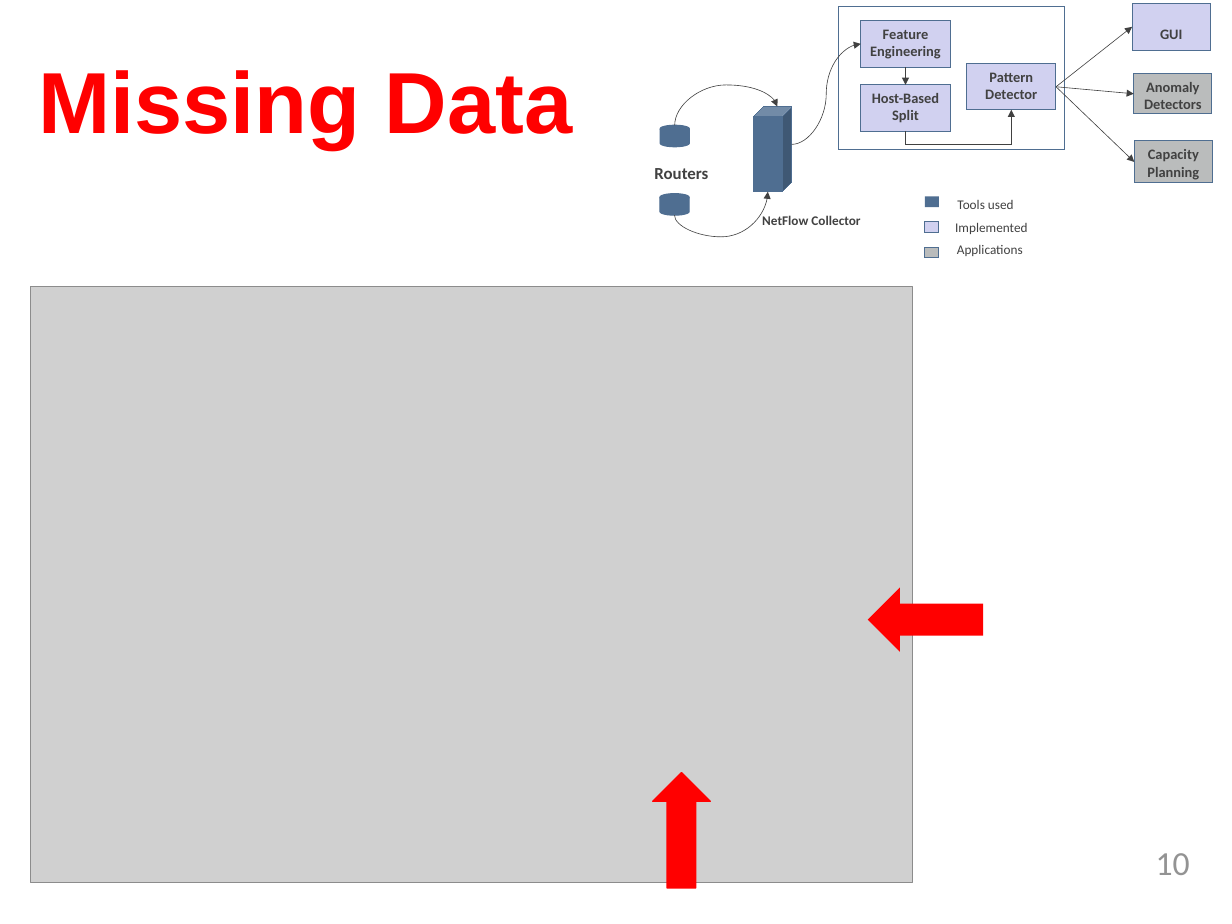
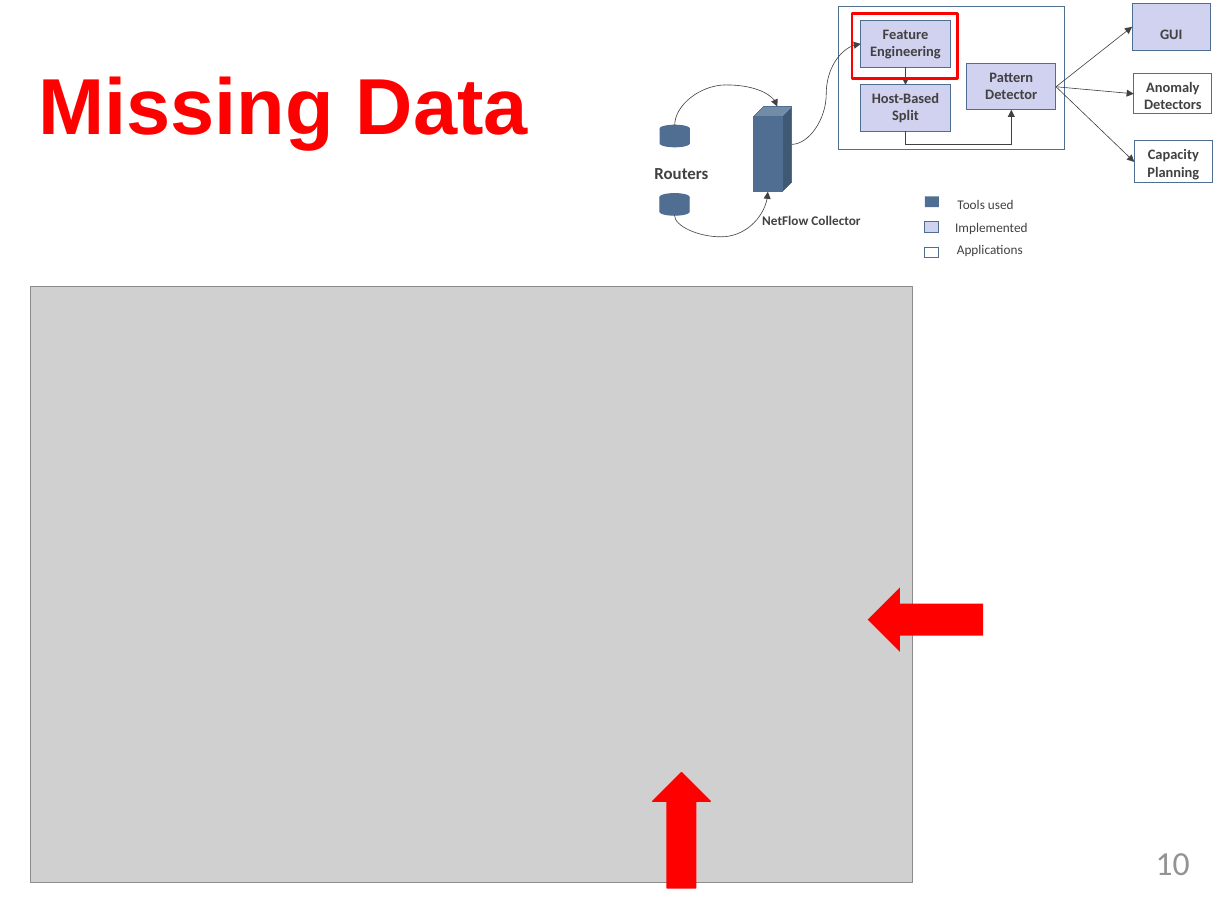
Before and after one commit to TejaKommineni/KnowNet, a slide deck: slide 10 of My Thesis/sample-thesis-0/Thesis_Defense.pptx. Drawn at 1232x924 pixels with LibreOffice and Linux fonts; fonts in the diff are those of the drawing; grey boxes stand for pictures; background and template pictures are left out. Boxes give left, top, right and bottom in pixels: in the first picture for what was removed or moved away, otherwise in the second. Text is boxed around its words. In the diff, an @@ line names an element or a change of style, - is before the commit and + after.

```diff
--- a/My Thesis/sample-thesis-0/Thesis_Defense.pptx
+++ b/My Thesis/sample-thesis-0/Thesis_Defense.pptx
@@ rectangle added at (852,14,957,79), outline #FF0000 2.25 pt @@
@@ title "Missing Data" at (39,76,528,150): size 72 to 66 pt @@
@@ fill #BABCBC to #FFFFFF in 3 elements at (1134,74,1212,114), (1134,141,1212,183), (925,247,939,257) @@
```
Also in this commit, not shown: 17 other slides changed, 28 other files.
